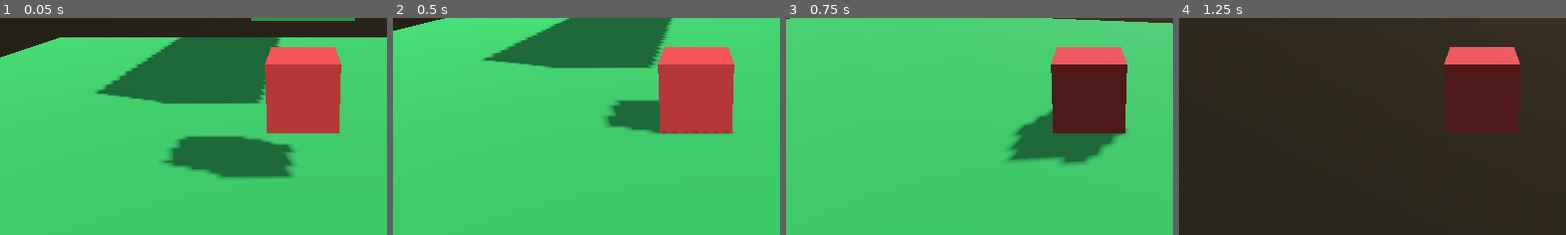
Above: before the commit, frames 1-4 (left to right).
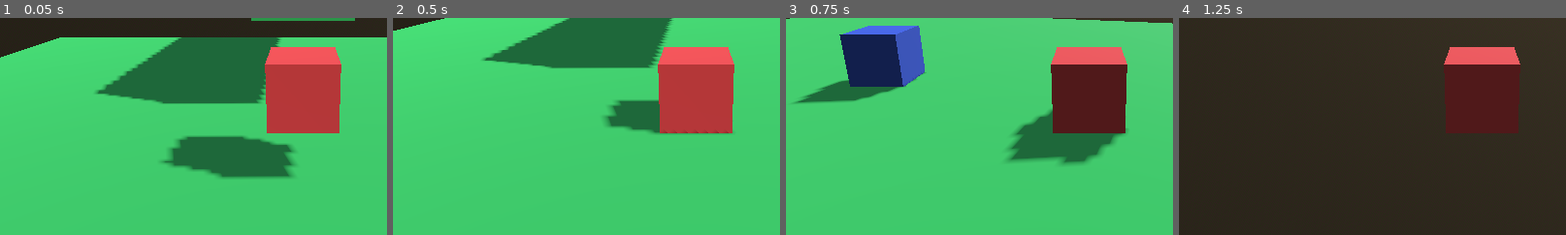
Above: after the commit, the same moments.

Repository: rans0000/godot4-learning
Game: Godot game, scene res://scenes/02_creation_deletion.tscn
The game is run twice, just before and just after one commit, with the same random seed, the same clock (stepped at 60 frames per second) and the same inputs. This scene is started directly instead of the project's main scene.
Inputs (mouse positions are % of the whole screen's width and height, from its top left):
- Up to frame 1 (0.05 s): no input
- Up to frame 2 (0.5 s): no input
- Up to frame 3 (0.75 s): tap Enter at 0.5 s; move the mouse to (72, 45) at 0.52 s; press the mouse at (72, 45) at 0.53 s; hold D (move_right) from 0.53 s (still down)
- Up to frame 4 (1.25 s): keep holding D (move_right); tap Space (jump) at 0.77 s; right-click (72, 45) at 0.8 s
The pictures show only the part of the screen within x 11-61%, y 37-87%; the shares and areas given below are measured in that part.

Frames 1-2 are identical in both runs. In frame 3, 6.8% of the frame differs, in the area x 2-37%, y 3-40%; in frame 4, nothing differs.

Commit message:
add & remove boxes

Diff:
--- /dev/null
+++ b/materials/blue_mat.tres
@@ -0,0 +1,4 @@
+[gd_resource type="StandardMaterial3D" format=3 uid="uid://eaqgtoibtmr"]
+
+[resource]
+albedo_color = Color(0.0823529, 0.180392, 0.470588, 1)
--- a/project.godot
+++ b/project.godot
@@ -42,6 +42,16 @@
 "events": [Object(InputEventKey,"resource_local_to_scene":false,"resource_name":"","device":-1,"window_id":0,"alt_pressed":false,"shift_pressed":false,"ctrl_pressed":false,"meta_pressed":false,"pressed":false,"keycode":0,"physical_keycode":32,"key_label":0,"unicode":32,"echo":false,"script":null)
 ]
 }
+mouse_left_click={
+"deadzone": 0.5,
+"events": [Object(InputEventMouseButton,"resource_local_to_scene":false,"resource_name":"","device":-1,"window_id":0,"alt_pressed":false,"shift_pressed":false,"ctrl_pressed":false,"meta_pressed":false,"button_mask":1,"position":Vector2(223, 21),"global_position":Vector2(227, 64),"factor":1.0,"button_index":1,"canceled":false,"pressed":true,"double_click":false,"script":null)
+]
+}
+mouse_right_click={
+"deadzone": 0.5,
+"events": [Object(InputEventMouseButton,"resource_local_to_scene":false,"resource_name":"","device":-1,"window_id":0,"alt_pressed":false,"shift_pressed":false,"ctrl_pressed":false,"meta_pressed":false,"button_mask":2,"position":Vector2(228, 2),"global_position":Vector2(232, 45),"factor":1.0,"button_index":2,"canceled":false,"pressed":true,"double_click":false,"script":null)
+]
+}
 
 [rendering]
 
--- a/scenes/02_creation_deletion.tscn
+++ b/scenes/02_creation_deletion.tscn
@@ -1,8 +1,10 @@
-[gd_scene load_steps=10 format=3 uid="uid://m4ebwmyq5phx"]
+[gd_scene load_steps=12 format=3 uid="uid://m4ebwmyq5phx"]
 
 [ext_resource type="Material" uid="uid://dkiqdu4cicses" path="res://materials/green_mat.tres" id="1_mw5ca"]
 [ext_resource type="Script" path="res://scripts/PlayerMovement.gd" id="2_5ciyn"]
-[ext_resource type="Material" uid="uid://buqe53e08j7qf" path="res://materials/red_mat.tres" id="3_l0s8s"]
+[ext_resource type="PackedScene" uid="uid://dpa7o5qo3e0ep" path="res://scenes/Box.tscn" id="3_u1j4r"]
+[ext_resource type="Script" path="res://scripts/Spawner.gd" id="4_d6dxq"]
+[ext_resource type="PackedScene" uid="uid://dx6h280hajcww" path="res://scenes/SpawnedNode.tscn" id="5_qmvs7"]
 
 [sub_resource type="BoxShape3D" id="BoxShape3D_d8amr"]
 size = Vector3(10, 0.1, 10)
@@ -50,9 +52,7 @@
 script = ExtResource("2_5ciyn")
 mouseSensitivity = 0.3
 
-[node name="CSGBox3D" type="CSGBox3D" parent="CharacterBody3D"]
-material_override = ExtResource("3_l0s8s")
-size = Vector3(0.5, 0.5, 0.5)
+[node name="CSGBox3D" parent="CharacterBody3D" instance=ExtResource("3_u1j4r")]
 
 [node name="CollisionShape3D" type="CollisionShape3D" parent="CharacterBody3D"]
 shape = SubResource("BoxShape3D_7rm5r")
@@ -61,6 +61,14 @@
 transform = Transform3D(1, 0, 0, 0, 0.954724, 0.297492, 0, -0.297492, 0.954724, 0, 0.928077, 2.63136)
 fov = 60.0
 
+[node name="Spawner" type="Node3D" parent="CharacterBody3D" node_paths=PackedStringArray("SpawnLocation")]
+script = ExtResource("4_d6dxq")
+SpawnLocation = NodePath("../SpawnLocation")
+NodeToSpawn = ExtResource("5_qmvs7")
+
+[node name="SpawnLocation" type="Node3D" parent="CharacterBody3D"]
+transform = Transform3D(1, 0, 0, 0, 1, 0, 0, 0, 1, 0, 0, -0.971832)
+
 [node name="WorldEnvironment" type="WorldEnvironment" parent="."]
 environment = SubResource("Environment_r70ab")
 
--- /dev/null
+++ b/scenes/Box.tscn
@@ -0,0 +1,7 @@
+[gd_scene load_steps=2 format=3 uid="uid://dpa7o5qo3e0ep"]
+
+[ext_resource type="Material" uid="uid://buqe53e08j7qf" path="res://materials/red_mat.tres" id="1_1gxda"]
+
+[node name="CSGBox3D" type="CSGBox3D"]
+material_override = ExtResource("1_1gxda")
+size = Vector3(0.5, 0.5, 0.5)
--- /dev/null
+++ b/scenes/SpawnedNode.tscn
@@ -0,0 +1,7 @@
+[gd_scene load_steps=3 format=3 uid="uid://dx6h280hajcww"]
+
+[ext_resource type="PackedScene" uid="uid://dpa7o5qo3e0ep" path="res://scenes/Box.tscn" id="1_82skk"]
+[ext_resource type="Material" uid="uid://eaqgtoibtmr" path="res://materials/blue_mat.tres" id="2_7ppcy"]
+
+[node name="CSGBox3D" instance=ExtResource("1_82skk")]
+material_override = ExtResource("2_7ppcy")
--- /dev/null
+++ b/scripts/Spawner.gd
@@ -0,0 +1,27 @@
+extends Node3D
+
+@export var SpawnLocation: Node3D;
+@export var NodeToSpawn: PackedScene;
+
+var spawnedNodes: Array;
+
+# Called when the node enters the scene tree for the first time.
+func _ready() -> void:
+	pass # Replace with function body.
+
+func _input(event: InputEvent) -> void:
+	if (event.is_action_pressed("mouse_left_click")):
+		var spawnNode = NodeToSpawn.instantiate() as Node3D;
+		get_tree().root.get_child(0).add_child(spawnNode);
+		spawnNode.global_position = SpawnLocation.global_position;
+		spawnNode.global_rotation = SpawnLocation.global_rotation;
+		spawnedNodes.append(spawnNode);
+
+	if (event.is_action_pressed("mouse_right_click")):
+		for node in spawnedNodes:
+			node.queue_free();
+		spawnedNodes.clear();
+
+# Called every frame. 'delta' is the elapsed time since the previous frame.
+func _process(delta: float) -> void:
+	pass
